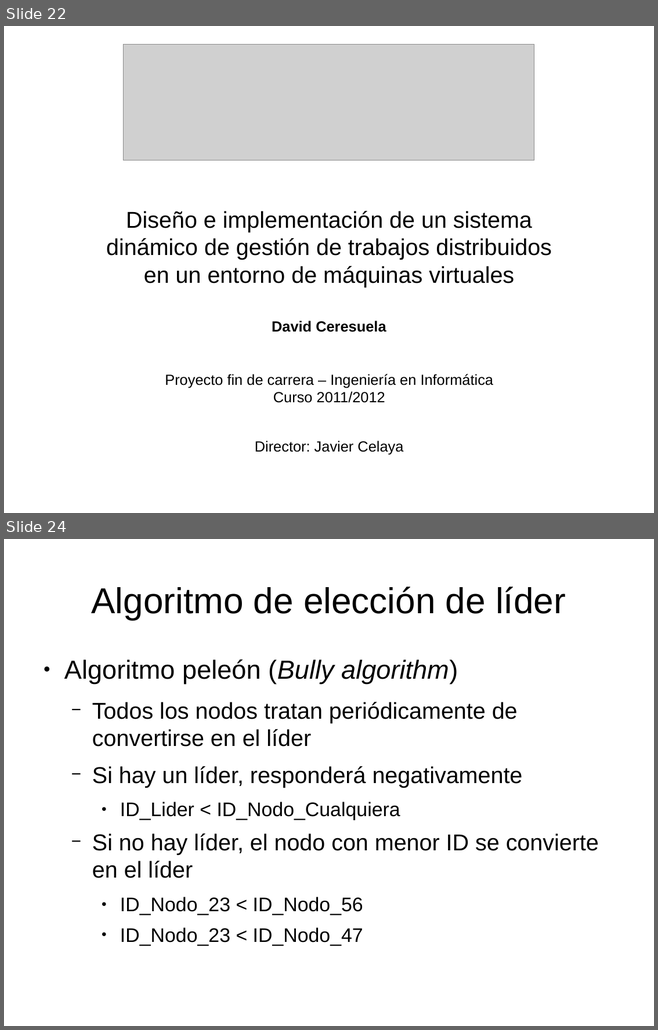
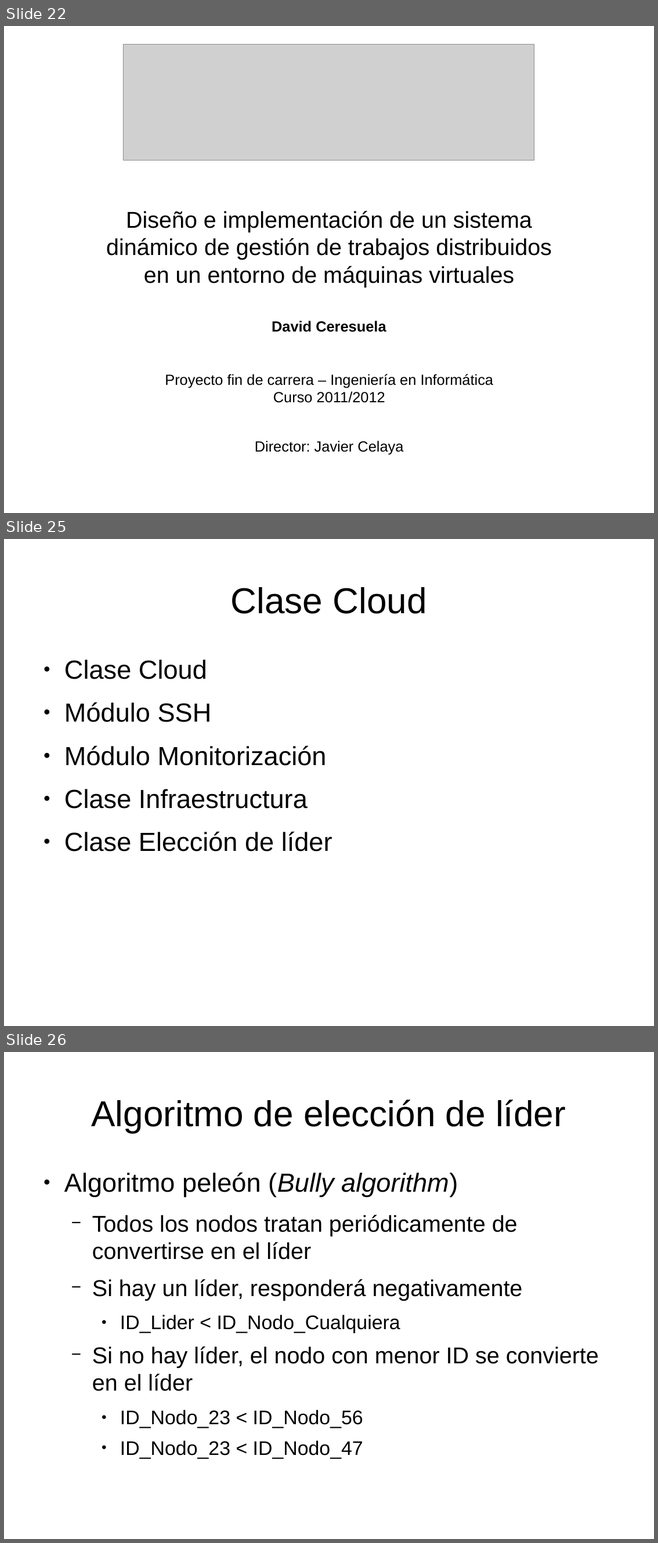
Before and after one commit to dcere/pfc, a slide deck: adm/presentacion/presentacion.odp. Shown one above the other, each under a label of ours: slides 22 and 24 before the commit, slides 22, 25 and 26 after it; the slides between them are not shown. The pictures are 658x1030 and 658x1543 pixels, drawn with LibreOffice and Linux fonts; fonts in the diff are those of the drawing; grey boxes stand for pictures. Boxes give left, top, right and bottom in pixels: in the first picture for what was removed or moved away, otherwise in the second. Text is boxed around its words. In the diff, an @@ line names an element or a change of style, - is before the commit and + after.

Commit message:
[adm] Presentation: Extended cloud class explanation. Class cloud extras

```diff
--- a/adm/presentacion/presentacion.odp
+++ b/adm/presentacion/presentacion.odp
@@ slide 25 added at (4, 539, 654, 1026), background #FFFFFF @@
@@ title added at (231, 587, 427, 614), 44 pt, text #000000 @@
+Clase Cloud
@@ text added at (64, 660, 332, 852), 32 pt, text #000000 @@
+● Clase Cloud
+● Módulo SSH
+● Módulo Monitorización
+● Clase Infraestructura
+● Clase Elección de líder
@@ what was slide 24 is now slide 26 @@
```
Also in this commit, not shown: 1 slide changed, 2 other slides added, 1 slide removed, 1 other file.
